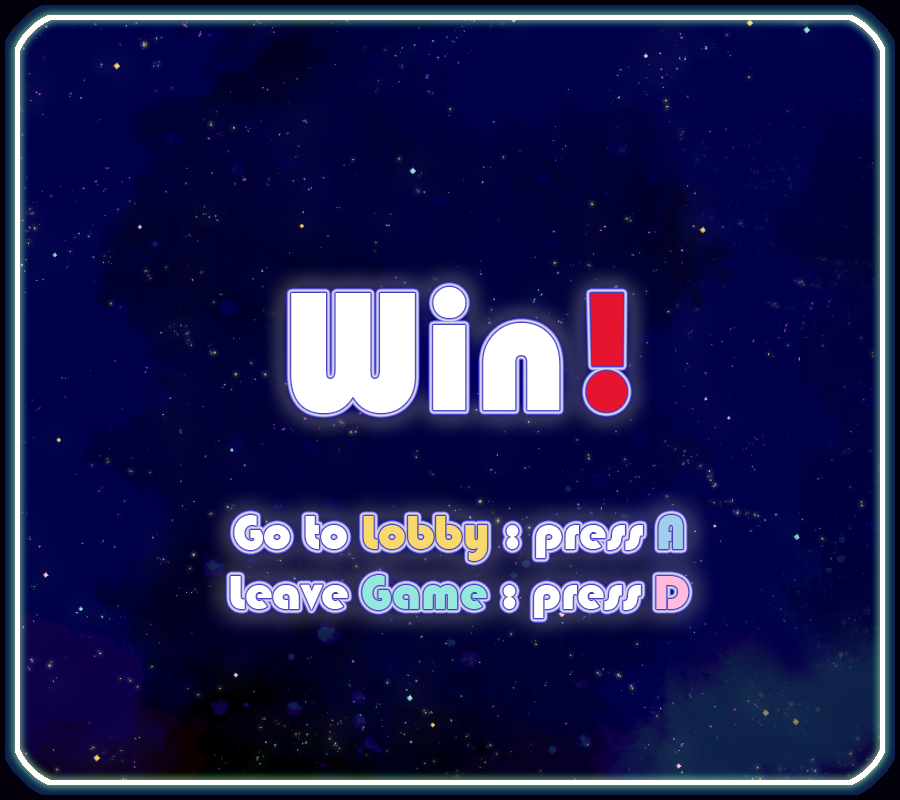
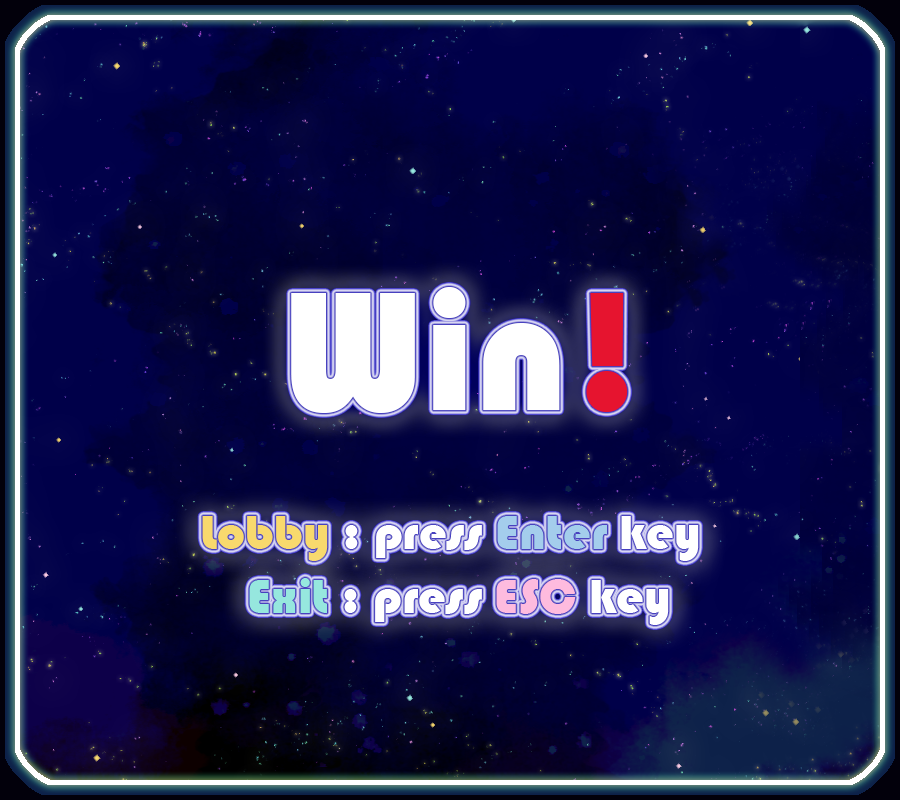
Layer changes from the first 900x800 image to the second:
added layer "Exit : press ESC key" above "Lobby : press Enter key" over [249, 578, 669, 625]
renamed "Go to Lobby : press A Leave Game : press D" to "Lobby : press Enter key", painted on it over [202, 515, 699, 618]
